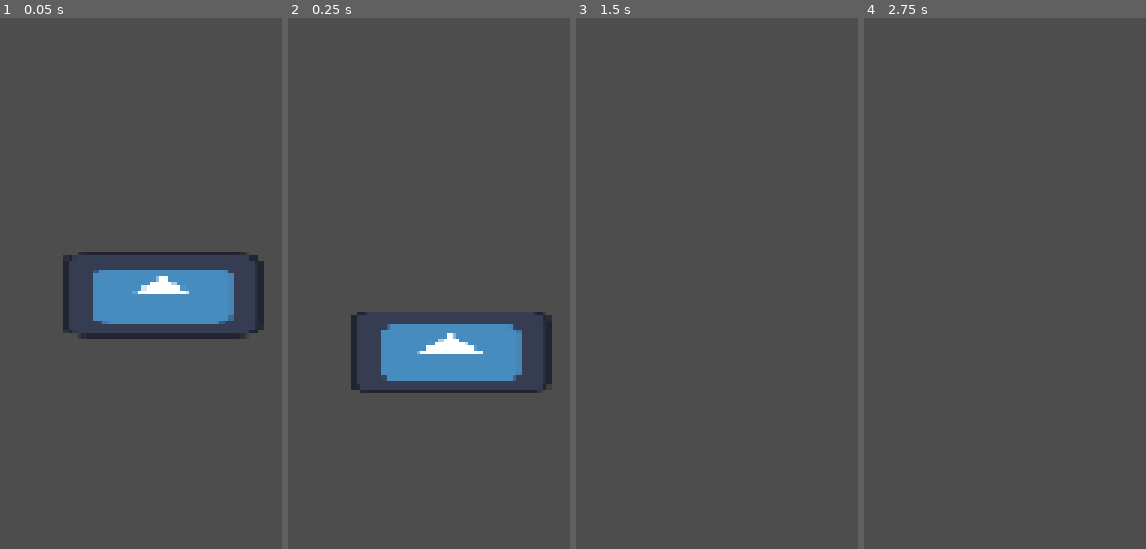
Above: before the commit, frames 1-4 (left to right).
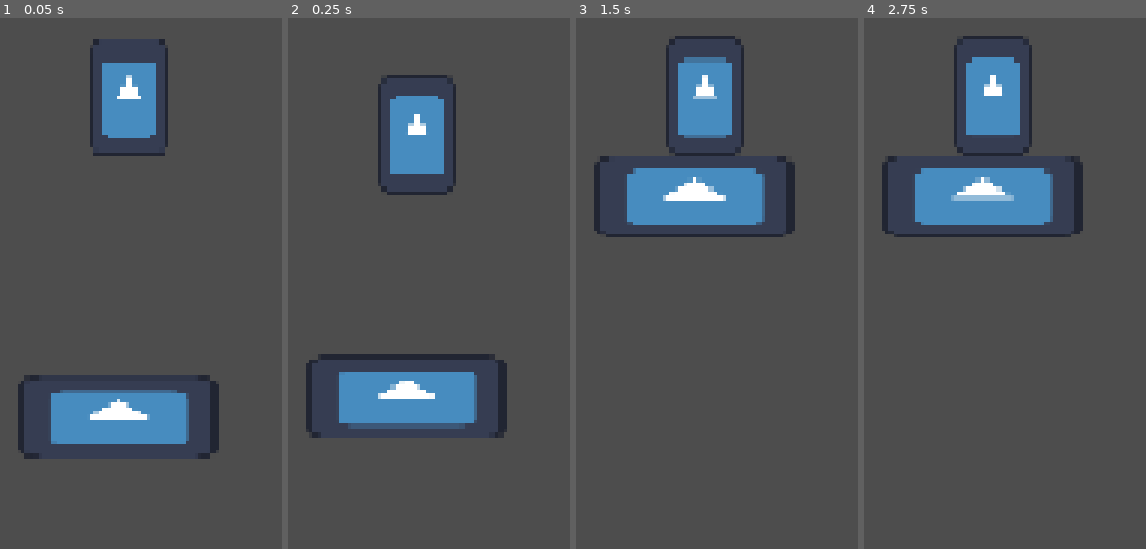
Above: after the commit, the same moments.

Repository: TheDartFrog/HorseFall
Game: Godot game, scene res://Scenes/main_node.tscn
Same seed, same stepped clock (60 frames per second), same inputs: the game is played once before the commit and once after it. The project has no main scene, so this scene is started directly. The engine's default icon, where the game draws it, is replaced by a stand-in: a white triangle on a blue panel in a dark square.
Inputs:
- Up to frame 1 (0.05 s): no input
- Up to frame 2 (0.25 s): no input
- Up to frame 3 (1.5 s): no input
- Up to frame 4 (2.75 s): tap Enter at 2 s

The runs differ from the first frame. In frame 1, 17% of the frame differs, in the area x 6-94%, y 3-84%; in frame 2, 15%; in frame 3, 10%; in frame 4, 9.9%.

Commit message:
player scene, freeze platform

Diff:
--- a/Scenes/main_node.tscn
+++ b/Scenes/main_node.tscn
@@ -1,8 +1,12 @@
 [gd_scene format=3 uid="uid://hkatbkjg2gdp"]
 
 [ext_resource type="PackedScene" uid="uid://deu05bne6bgal" path="res://Scenes/platform.tscn" id="1_jah86"]
+[ext_resource type="PackedScene" uid="uid://d14wahh4wgwm0" path="res://Scenes/playerScene.tscn" id="2_5otrc"]
 
 [node name="MainNode" type="Node2D" unique_id=1211837900]
 
 [node name="Platform" parent="." unique_id=974148504 instance=ExtResource("1_jah86")]
 position = Vector2(544, 505)
+
+[node name="PlayerScene" parent="." unique_id=630646939 instance=ExtResource("2_5otrc")]
+position = Vector2(597, 399)
--- a/Scenes/platform.tscn
+++ b/Scenes/platform.tscn
@@ -6,6 +6,7 @@
 size = Vector2(96, 40)
 
 [node name="Platform" type="RigidBody2D" unique_id=974148504]
+freeze = true
 
 [node name="TextureRect" type="TextureRect" parent="." unique_id=505994198]
 offset_right = 96.0
--- /dev/null
+++ b/Scenes/playerScene.tscn
@@ -0,0 +1,23 @@
+[gd_scene format=3 uid="uid://d14wahh4wgwm0"]
+
+[ext_resource type="Script" uid="uid://nh5pcrtulosm" path="res://Scripts/playerScript.gd" id="1_33jum"]
+[ext_resource type="Texture2D" uid="uid://bc2gtgbshd8xx" path="res://Assets/Textures/icon.svg" id="1_f0e4c"]
+
+[node name="PlayerScene" type="RigidBody2D" unique_id=630646939]
+script = ExtResource("1_33jum")
+
+[node name="TextureRect" type="TextureRect" parent="." unique_id=99250196]
+offset_left = -18.0
+offset_top = -57.0
+offset_right = 18.0
+texture = ExtResource("1_f0e4c")
+expand_mode = 1
+
+[node name="CollisionPolygon2D" type="CollisionPolygon2D" parent="." unique_id=86946812]
+position = Vector2(-3.8146973e-06, -0.08125305)
+scale = Vector2(0.9999999, 0.99890363)
+polygon = PackedVector2Array(-15, 0, -18, -5, -18, -52, -15, -57, 14, -57, 18, -52, 18, -5, 15, 0)
+
+[node name="Camera2D" type="Camera2D" parent="." unique_id=789469519]
+position = Vector2(0, -135)
+position_smoothing_enabled = true
--- /dev/null
+++ b/Scripts/playerScript.gd
@@ -0,0 +1 @@
+extends RigidBody2D
Not shown, added: Scripts/playerScript.gd.uid
